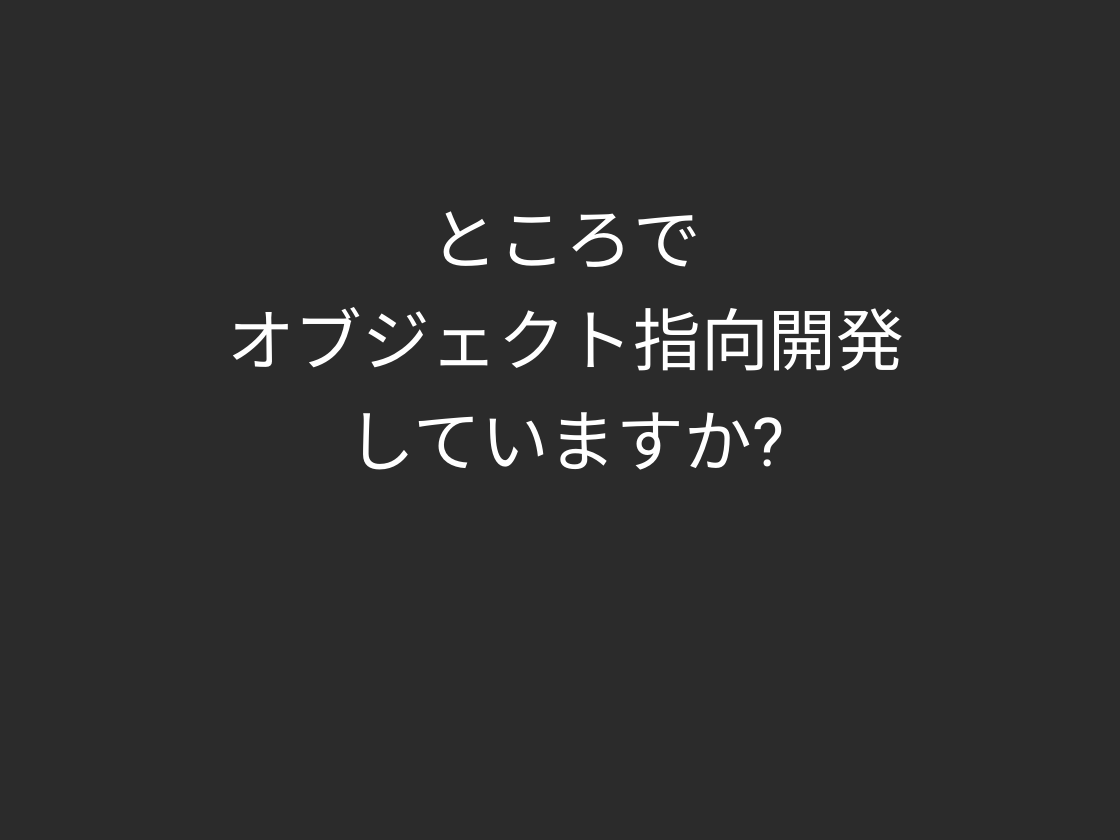
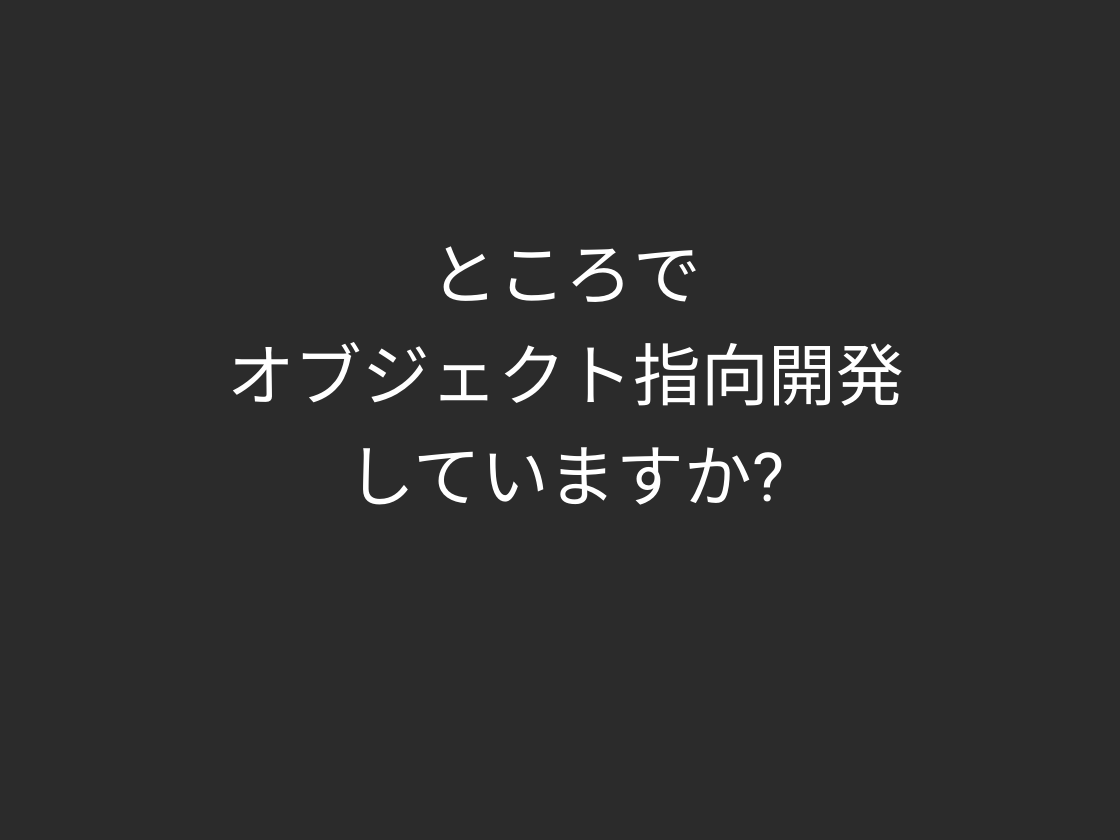
Before and after one commit to yojik/yojik-lib, a slide deck: slide 2 of 2009devsumi/oo_exercise/doc/devsum.odp. Drawn at 1120x840 pixels with LibreOffice and Linux fonts; fonts in the diff are those of the drawing; background and template pictures are left out; a plain dark background stands for a picture behind light text. Boxes give left, top, right and bottom in pixels: in the first picture for what was removed or moved away, otherwise in the second. Text is boxed around its words. In the diff, an @@ line names an element or a change of style, - is before the commit and + after.

```diff
--- a/2009devsumi/oo_exercise/doc/devsum.odp
+++ b/2009devsumi/oo_exercise/doc/devsum.odp
@@ text "ところで": place and size @@
-text "ところで" at box(227, 211, 904, 470)
+text "ところで" at box(227, 246, 904, 505)
```
Also in this commit, not shown: 8 other slides changed, 8 slides added, 4 slides removed.
